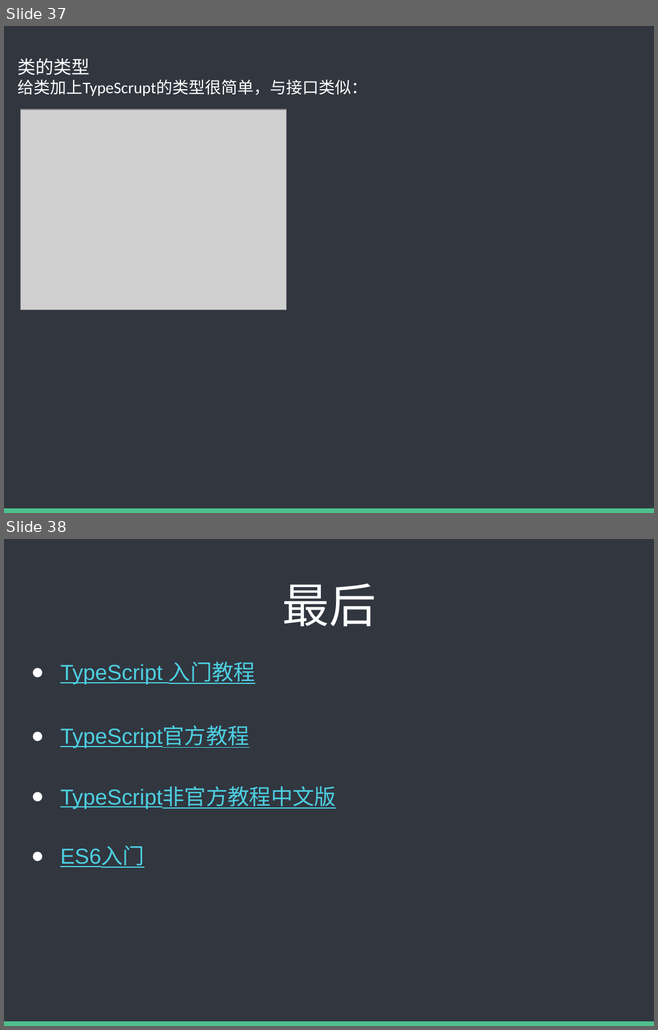
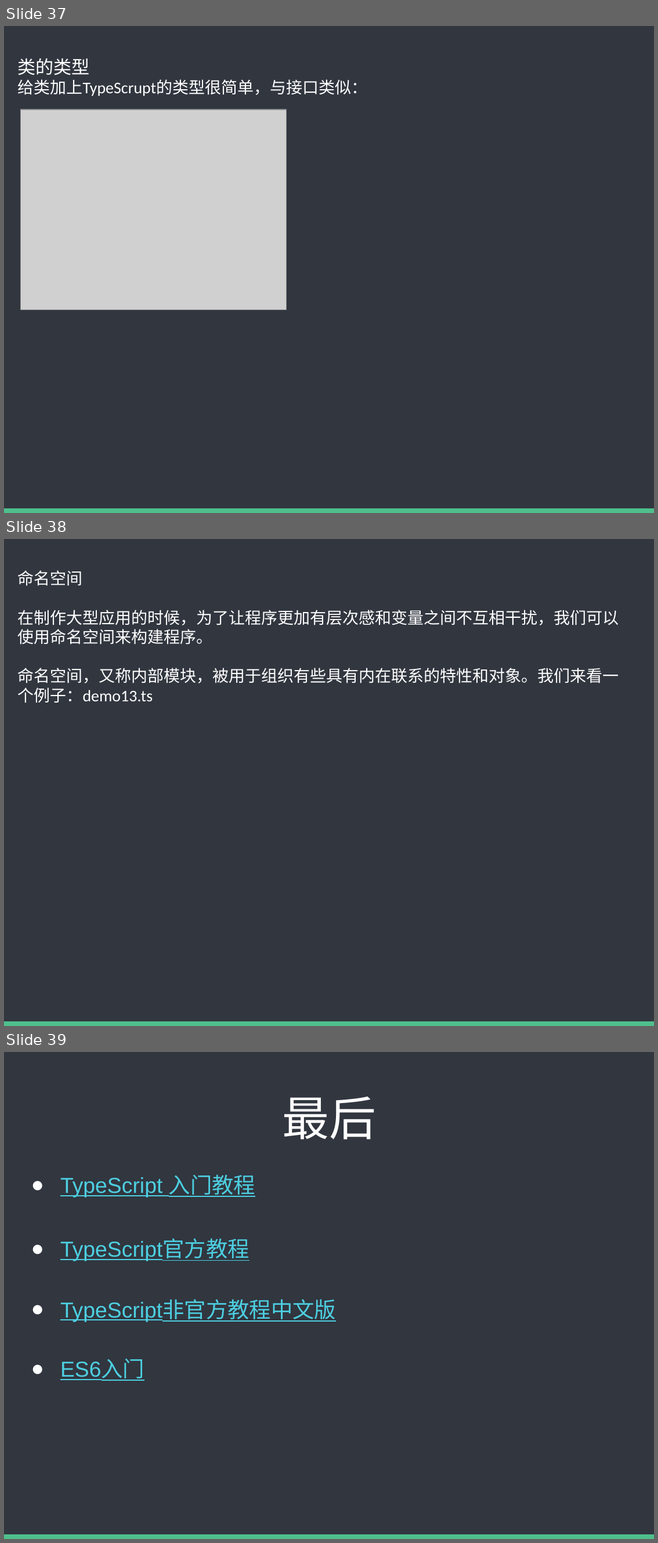
Before and after one commit to baixiaoyu2997/typescript-share, a slide deck: TS内部分享.pptx. Shown one above the other, each under a label of ours: slides 37 and 38 before the commit, slides 37, 38 and 39 after it. The pictures are 658x1030 and 658x1543 pixels, drawn with LibreOffice and Linux fonts; fonts in the diff are those of the drawing; grey boxes stand for pictures. Boxes give left, top, right and bottom in pixels: in the first picture for what was removed or moved away, otherwise in the second. Text is boxed around its words. In the diff, an @@ line names an element or a change of style, - is before the commit and + after.

```diff
--- a/TS内部分享.pptx
+++ b/TS内部分享.pptx
@@ slide 38 added at [4,539,654,1026], background #FFFFFF; not listed: 2 template elements that a slide beside it also shows @@
@@ text added at [18,570,619,703], 18 pt, text #FFFFFF @@
+命名空间
+在制作大型应用的时候，为了让程序更加有层次感和变量之间不互相干扰，我们可以使用命名空间来构建程序。
+命名空间，又称内部模块，被用于组织有些具有内在联系的特性和对象。我们来看一个例子：demo13.ts
@@ what was slide 38 is now slide 39 @@
```
Also in this commit, not shown: 1 other file.
